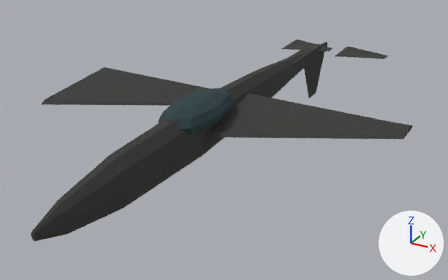
One commit to the glTF model game/assets/units/mig29_Destroyed.glb: the scene before it, then after it.
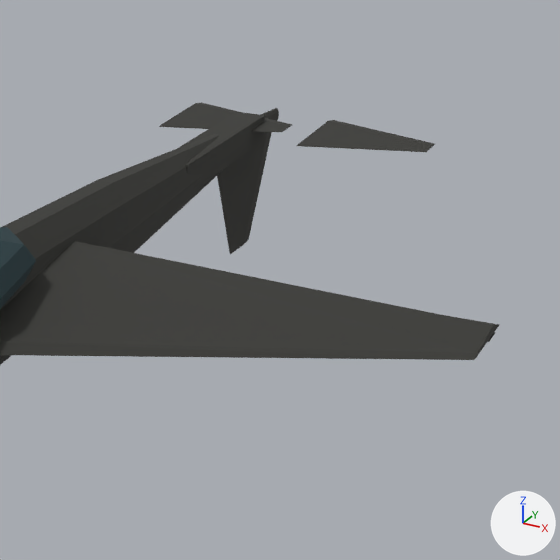
Old and new are each drawn whole from a 50 mm lens placed at (8.73, -16.36, 8.62), pointed at (-0.08, -0.35, 0.62) and again close up on the part from 49% to 97% of the width and 0% to 77% of the height. Arrows for +X, +Y and +Z are at lower right; the lights stay in place. The older version's two pictures come first. Where no turn or scale is listed for an object, it has been applied to the vertices.

In view in the first close-up: 'Cockpit', 'Elevator_L', 'Elevator_R', 'Fuselage', 'Rudder', 'TailBoom', 'Wing_R'.
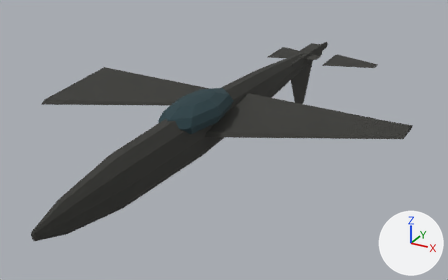
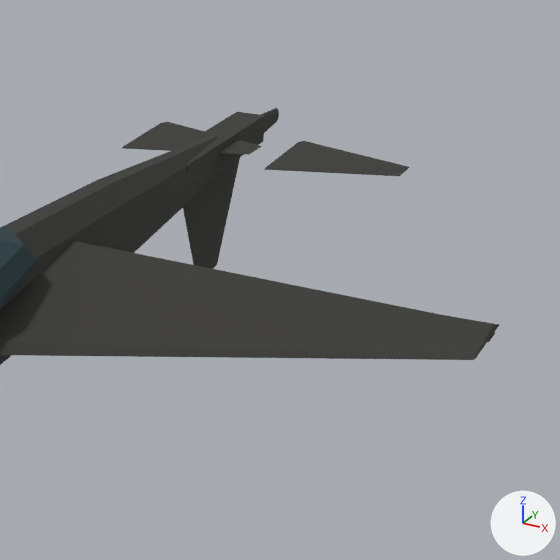
Pixel boxes (x1, y1, x2, y2) of what changed, in the close-ups (560 x 560 px):
'Rudder', moved
    before: (217, 132, 272, 254)
    after: (183, 158, 240, 269)
'Elevator_R', moved
    before: (297, 120, 435, 152)
    after: (264, 141, 409, 176)
'Elevator_L', moved
    before: (159, 102, 292, 132)
    after: (122, 122, 261, 155)

What changed in the scene script:
```text
Change ob_elevator_l:
    ob_elevator_l.location: (-1.14, 7.27, 1.84) -> (-1.14, 5.89, 1.84)
Change ob_elevator_r:
    ob_elevator_r.location: (1.14, 7.27, 1.84) -> (1.14, 5.89, 1.84)
Change ob_rudder:
    ob_rudder.location: (0.0, 7.27, 1.75) -> (0.0, 5.89, 1.75)
```
